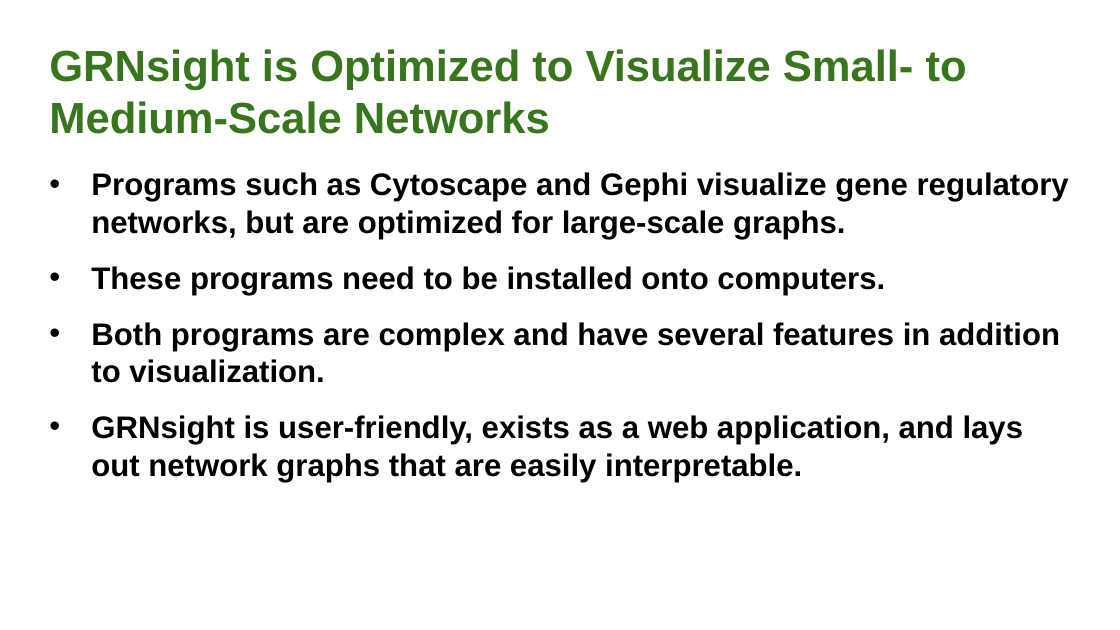
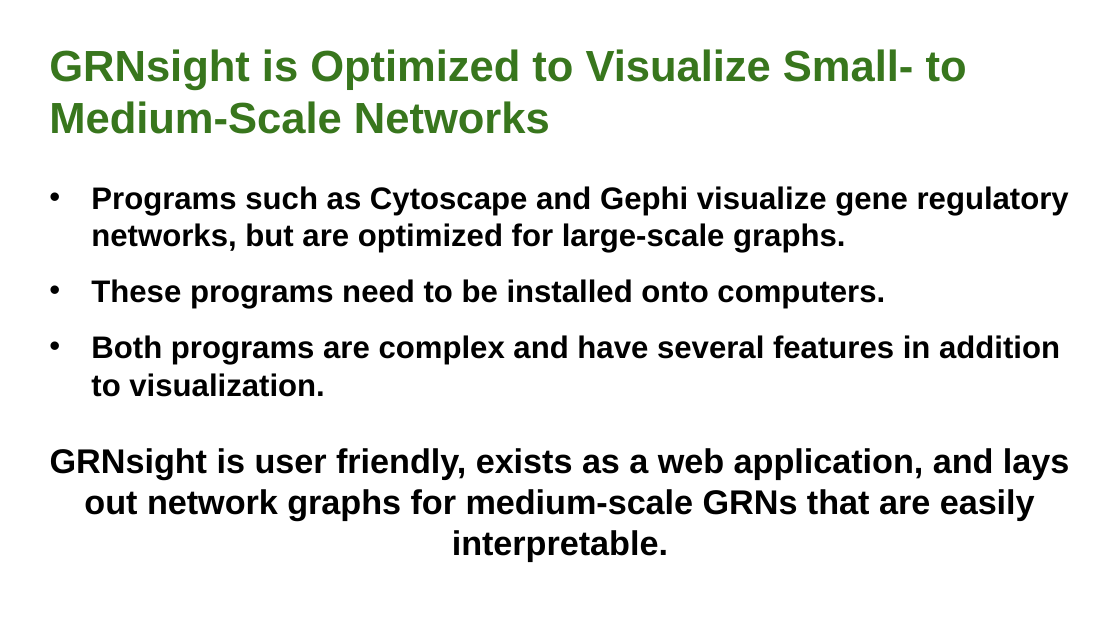
Before and after one commit to dondi/GRNsight, a slide deck: slide 6 of documents/presentations/Varshneya-Anguiano-LMU Symposium-201703.pptx. Drawn at 1120x630 pixels with LibreOffice and Linux fonts; fonts in the diff are those of the drawing. Boxes give left, top, right and bottom in pixels: in the first picture for what was removed or moved away, otherwise in the second. Text is boxed around its words. In the diff, an @@ line names an element or a change of style, - is before the commit and + after.

```diff
--- a/documents/presentations/Varshneya-Anguiano-LMU Symposium-201703.pptx
+++ b/documents/presentations/Varshneya-Anguiano-LMU Symposium-201703.pptx
@@ text "Programs such as Cytoscape and ...": place and size @@
-text "Programs such as Cytoscape and ..." at [91,172,1069,482]
+text "Programs such as Cytoscape and ..." at [50,186,1069,562]
@@ text at [50,448,1069,562]: text changed; size 20 to 22 pt @@
-• GRNsight is user-friendly, exists as a web application, and lays out network graphs that are easily interpretable.
+GRNsight is user friendly, exists as a web application, and lays out network graphs for medium-scale GRNs that are easily interpretable.
```
Also in this commit, not shown: 7 other slides changed, 1 slide removed.
